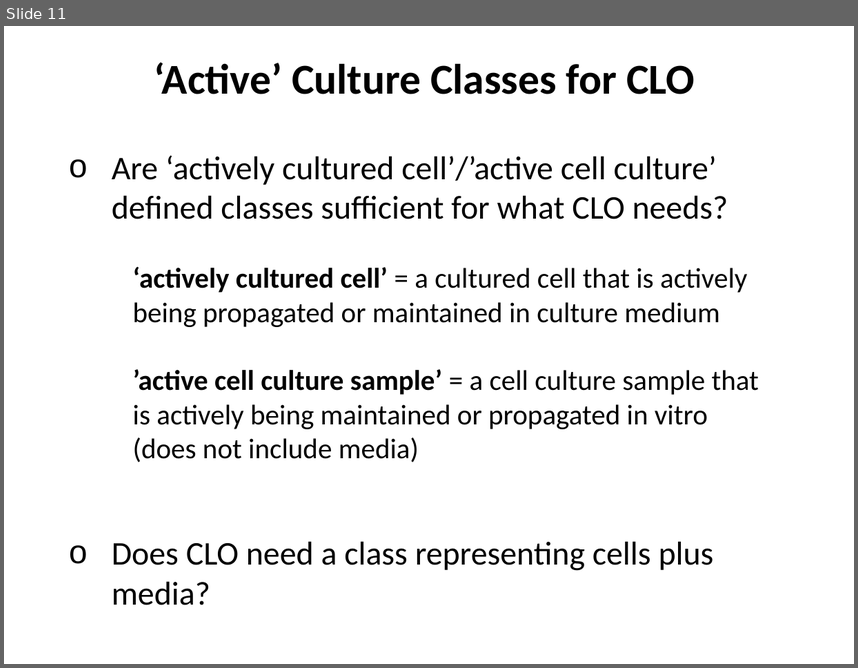
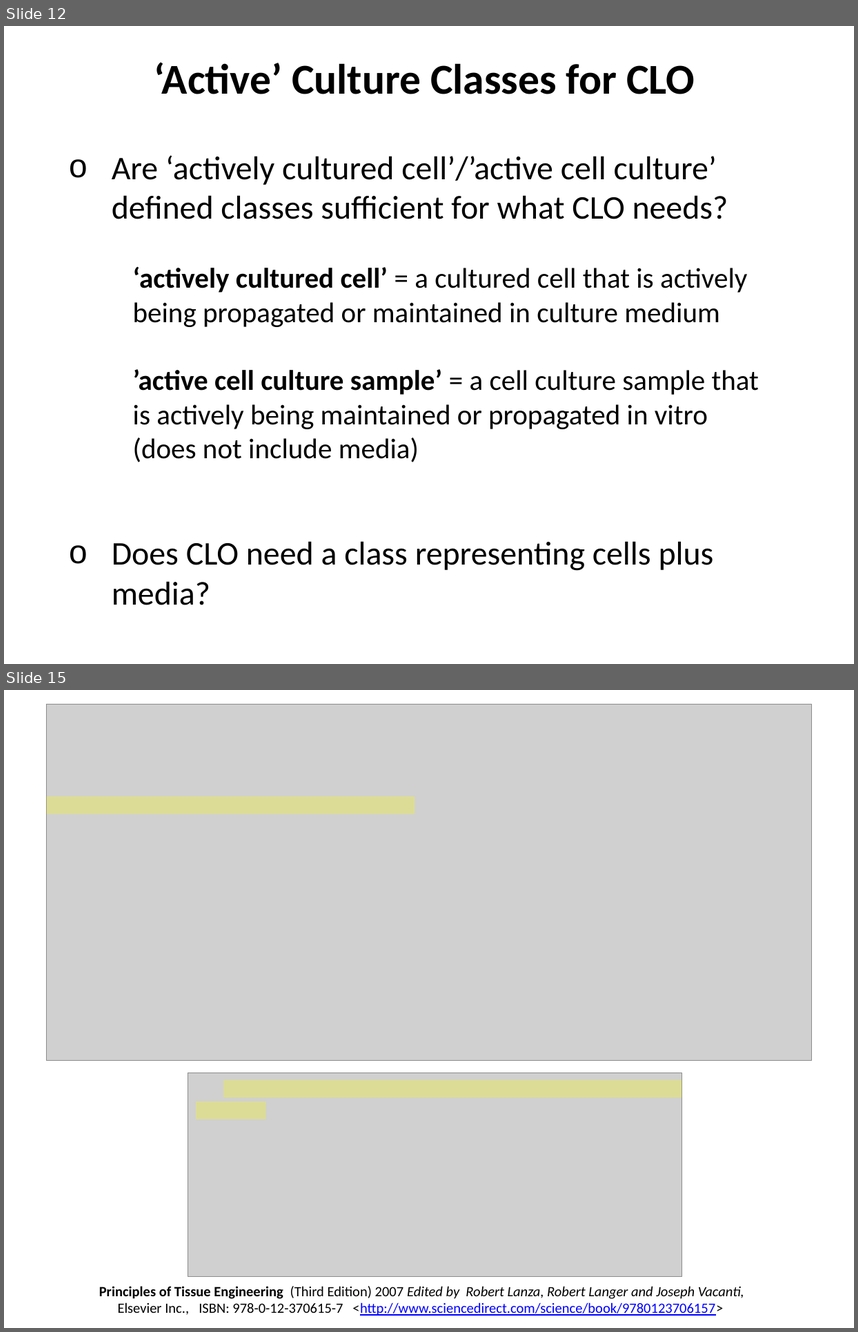
Before and after one commit to obi-ontology/obi-legacy-svn, a slide deck: trunk/docs/presentations/OBI-CLO-CL March 2013 Alignment/3-21-13_CLO-OBI_cell_culture_alignment.pptx. Shown one above the other, each under a label of ours: slide 11 before the commit, slides 12 and 15 after it; the slides between them are not shown. The pictures are 858x668 and 858x1332 pixels, drawn with LibreOffice and Linux fonts; fonts in the diff are those of the drawing; grey boxes stand for pictures. Boxes give left, top, right and bottom in pixels: in the first picture for what was removed or moved away, otherwise in the second. Text is boxed around its words. In the diff, an @@ line names an element or a change of style, - is before the commit and + after.

```diff
--- a/trunk/docs/presentations/OBI-CLO-CL March 2013 Alignment/3-21-13_CLO-OBI_cell_culture_alignment.pptx
+++ b/trunk/docs/presentations/OBI-CLO-CL March 2013 Alignment/3-21-13_CLO-OBI_cell_culture_alignment.pptx
@@ slide 15 added at [4,690,854,1328], background #FFFFFF @@
@@ picture added at [47,704,811,1061] @@
@@ rectangle added at [47,796,415,814], fill #FFFF00 at 27% opacity @@
@@ picture added at [188,1072,682,1276] @@
@@ rectangle added at [223,1079,682,1097], fill #FFFF00 at 27% opacity @@
@@ rectangle added at [196,1101,266,1119], fill #FFFF00 at 27% opacity @@
@@ text added at [99,1285,744,1315], 12 pt, text #000000 @@
+Principles of Tissue Engineering (Third Edition) 2007 Edited by Robert Lanza, Robert Langer and Joseph Vacanti, Elsevier Inc., ISBN: 978-0-12-370615-7 <http://www.sciencedirect.com/science/book/9780123706157>
@@ what was slide 11 is now slide 12 @@
```
Also in this commit, not shown: 5 slides changed, 4 other slides added.
